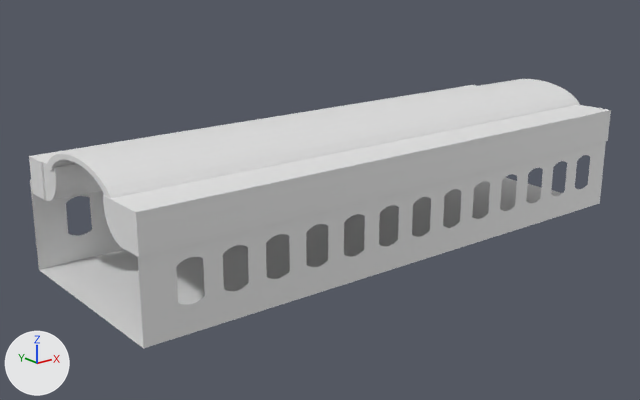
Renders of the Blender file Assets/plane.blend from each side of a commit.
Camera for both pictures: a 50 mm lens placed at (-19.5, -22.7, 10.6), pointed at (-1.1, 0.3, 1.4). Lighting does not change. The marker at lower left points along +X, +Y and +Z.
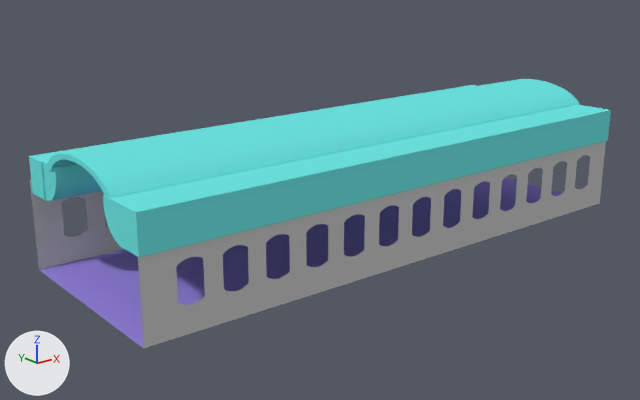
The change, as a diff of the scene's bpy script:
```diff
--- a/Assets/plane.blend.py
+++ b/Assets/plane.blend.py
@@ mat_material_002 @@
+mat_material_002 = diffuse_material('Material.002')
+mat_material_002.base_color = (0.339, 0.252, 0.8)  # blue #9d89e7
@@ mat_material_001 @@
+mat_material_001 = diffuse_material('Material.001')
+mat_material_001.base_color = (0.57, 0.57, 0.57)  # light grey #c7c7c7
@@ mat_material_003 @@
+mat_material_003 = diffuse_material('Material.003')
+mat_material_003.base_color = (0.159, 0.8, 0.777)  # cyan #6fe7e4
@@ me_cylinder_003 @@
 me_cylinder_003.from_pydata(...)  # 66 vertices, 37 faces; spans x -1.0..0.0, y -1.0..1.0, z -13.9..6.2
+me_cylinder_003.materials.append(mat_material_003)  # cyan #6fe7e4
@@ me_cylinder_002 @@
 me_cylinder_002.from_pydata(...)  # 46 vertices, 23 faces, 6 loose edges; spans x -2.63..1.0, y -0.86..5.09, z -1.13..1.02
+me_cylinder_002.materials.append(mat_material_003)  # cyan #6fe7e4
@@ me_cylinder_001 @@
 me_cylinder_001.from_pydata(...)  # 46 vertices, 23 faces, 6 loose edges; spans x -2.63..1.0, y -0.86..5.09, z -1.13..1.02
+me_cylinder_001.materials.append(mat_material_003)  # cyan #6fe7e4
@@ me_plane_001 @@
 me_plane_001.from_pydata(...)  # 243 vertices, 2 faces; spans x -1.0..1.0, y -1.0..1.0, z 0.0
+me_plane_001.materials.append(mat_material_001)  # light grey #c7c7c7
@@ me_plane @@
 me_plane.from_pydata(...)  # 4 vertices, 1 face; spans x -1.0..1.0, y -1.0..1.0, z 0.0
+me_plane.materials.append(mat_material_002)  # blue #9d89e7
@@ ob_plane_002 @@
 ob_plane_002.location = (0.0, 3.5, 1.5)
-ob_plane_002.rotation_euler = (1.571, 0.0, 0.0)  # degrees (90, 0, 0)
+ob_plane_002.rotation_euler = (1.571, 0.0, 3.142)  # degrees (90, 0, 180)
 ob_plane_002.scale = (10.0, 1.5, 1.0)
```

Pixel boxes (x1, y1, x2, y2) of what changed, in the pictures (640 x 400 px):
'Cylinder', recoloured (white to cyan): (103, 105, 611, 257) in both
'Plane.001', recoloured: (137, 141, 606, 348) in both
'Cylinder.002', recoloured (white to cyan): (46, 79, 580, 199) in both
'Plane', recoloured (grey to blue): (40, 178, 562, 348) in both
'Plane.002', turned: (30, 179, 124, 270) in both
'Cylinder.001', recoloured (grey to cyan): (29, 85, 476, 201) in both
